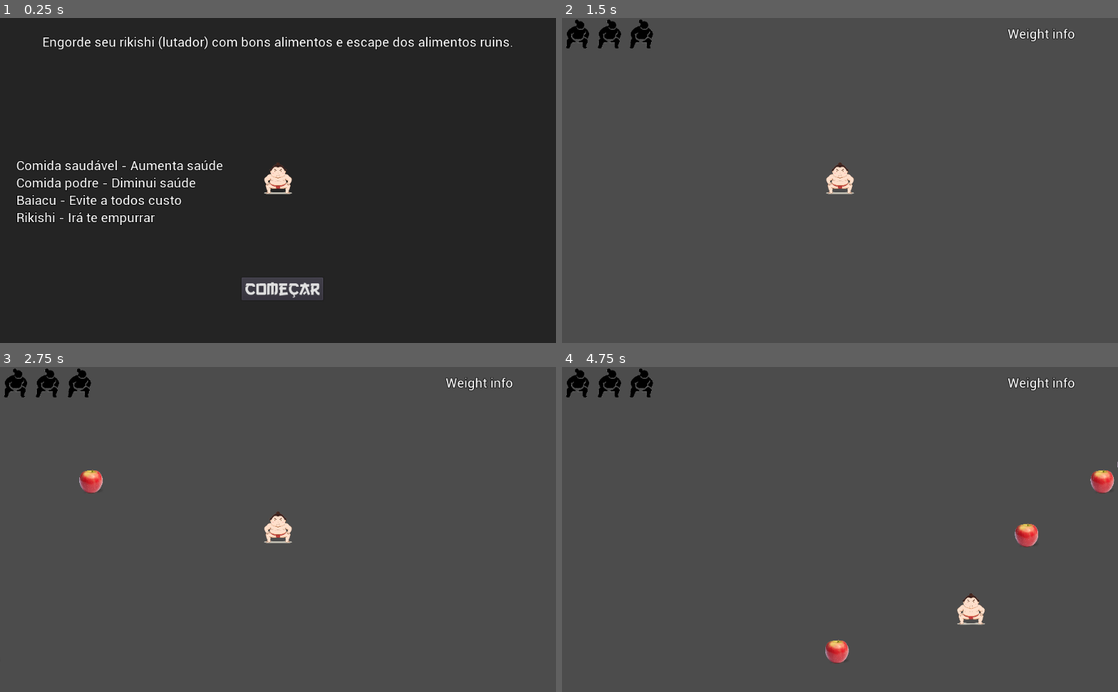
Above: before the commit, frames 1-4 (two rows, left to right).
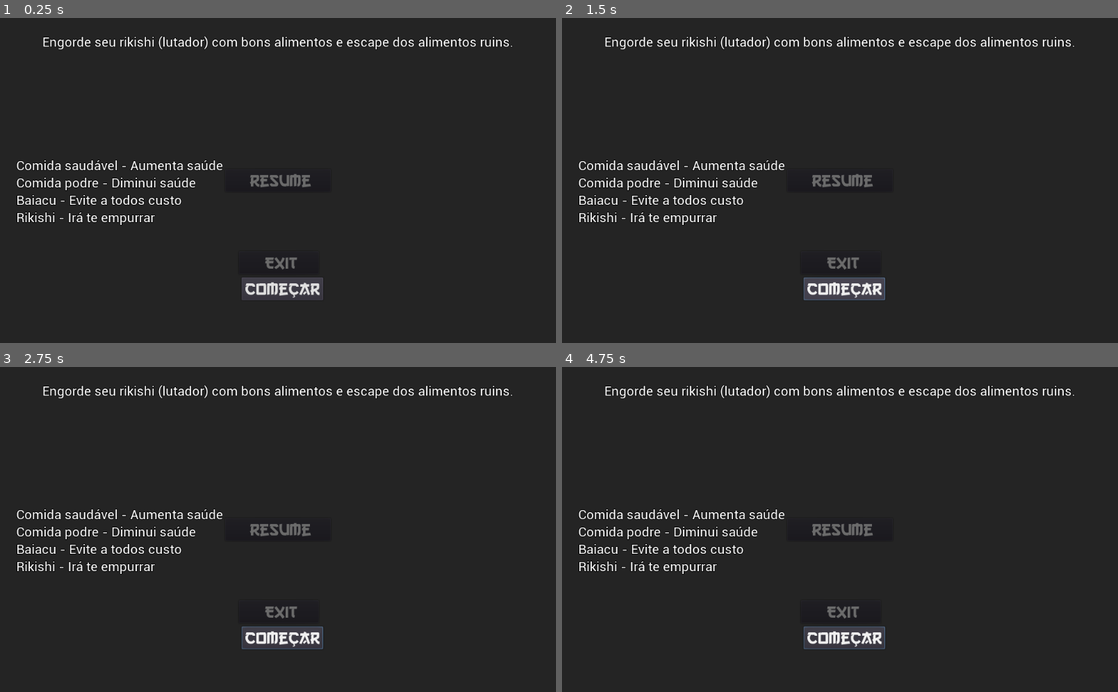
Above: after the commit, the same moments.

Repository: mshayden1998/ConSumo-Clone
Game: Godot game, scene res://Main.tscn
The game is run twice, just before and just after one commit, with the same random seed, the same clock (stepped at 60 frames per second) and the same inputs.
Inputs (mouse positions are in pixels of both pictures, inside the frame that each line leads up to):
- Up to frame 1 (0.25 s): no input
- Up to frame 2 (1.5 s): click "Começar" at 0.5 s; click (845, 287) at 1.25 s, where only the run after the commit has a clickable "Começar"
- Up to frame 3 (2.75 s): click (278, 529) at 2 s, where only the run after the commit has a clickable "Resume"
- Up to frame 4 (4.75 s): hold D (player_move_right) 2.78-3.53 s; hold S (player_move_down) 3.53-4.28 s; hold D (player_move_right) from 4.28 s (still down)

The runs differ from the first frame. In frame 1, 0.6% of the frame differs, in the area x 45-56%, y 44-78%; in frame 2, 99%, in the area x 0-100%, y 0-100%; in frame 3, 99%; in frame 4, 99%.

Commit message:
going back a little

Diff:
--- a/BadFood.tscn
+++ /dev/null
@@ -1,16 +0,0 @@
-[gd_scene load_steps=3 format=2]
-
-[ext_resource path="res://art/bf_apple.png" type="Texture" id=1]
-
-[sub_resource type="CircleShape2D" id=1]
-radius = 23.0868
-
-[node name="BadFood" type="KinematicBody2D" groups=["bad_food"]]
-
-[node name="Sprite" type="Sprite" parent="."]
-position = Vector2( 0, -3 )
-scale = Vector2( 0.194064, 0.194064 )
-texture = ExtResource( 1 )
-
-[node name="CollisionShape2D" type="CollisionShape2D" parent="."]
-shape = SubResource( 1 )
--- a/GoodFood.gd
+++ /dev/null
@@ -1,22 +0,0 @@
-extends KinematicBody2D
-
-var velocity := Vector2.ZERO
-var move_direction := Vector2.ZERO
-var travel_speed := 150
-
-
-func set_direction(direction):
-	if direction == "down":
-		move_direction = Vector2.DOWN * travel_speed
-	if direction == "left":
-		move_direction = Vector2.LEFT * travel_speed
-	if direction == "up":
-		move_direction = Vector2.UP * travel_speed
-	if direction == "right":
-		move_direction = Vector2.RIGHT * travel_speed
-
-
-func _physics_process(delta):
-	velocity += move_direction * delta
-
-	velocity = move_and_slide(velocity)
--- a/GoodFood.tscn
+++ /dev/null
@@ -1,30 +0,0 @@
-[gd_scene load_steps=7 format=2]
-
-[ext_resource path="res://art/gf_apple.png" type="Texture" id=1]
-[ext_resource path="res://art/gf_bowl_of_rice.png" type="Texture" id=2]
-[ext_resource path="res://art/sushi.png" type="Texture" id=3]
-[ext_resource path="res://GoodFood.gd" type="Script" id=4]
-
-[sub_resource type="SpriteFrames" id=2]
-animations = [ {
-"frames": [ ExtResource( 1 ), ExtResource( 2 ), ExtResource( 3 ) ],
-"loop": true,
-"name": "default",
-"speed": 5.0
-} ]
-
-[sub_resource type="CircleShape2D" id=1]
-radius = 23.0868
-
-[node name="GoodFood" type="KinematicBody2D" groups=["good_food"]]
-collision_layer = 2
-collision_mask = 0
-script = ExtResource( 4 )
-
-[node name="Sprite" type="AnimatedSprite" parent="."]
-position = Vector2( 0, 1 )
-scale = Vector2( 0.172031, 0.172031 )
-frames = SubResource( 2 )
-
-[node name="CollisionShape2D" type="CollisionShape2D" parent="."]
-shape = SubResource( 1 )
--- a/LetalBlowfish.tscn
+++ /dev/null
@@ -1,15 +0,0 @@
-[gd_scene load_steps=3 format=2]
-
-[ext_resource path="res://art/letal_blowfish.png" type="Texture" id=1]
-
-[sub_resource type="CircleShape2D" id=1]
-radius = 33.0
-
-[node name="LetalBlowfish" type="KinematicBody2D" groups=["letal"]]
-
-[node name="Sprite" type="Sprite" parent="."]
-scale = Vector2( 0.449491, 0.449491 )
-texture = ExtResource( 1 )
-
-[node name="CollisionShape2D" type="CollisionShape2D" parent="."]
-shape = SubResource( 1 )
--- a/Main.gd
+++ b/Main.gd
@@ -1,29 +1,10 @@
 extends Node
 
-export (PackedScene) var Player = preload("res://Player.tscn")
-export (PackedScene) var GoodFood = preload("res://GoodFood.tscn")
-export (PackedScene) var BadFood = preload("res://BadFood.tscn")
-export (PackedScene) var InGameUI = preload("res://user_interface/InGame.tscn")
 var window_size = OS.window_size
-
-onready var path_group = [
-	$BottomPath,
-	$LeftPath,
-	$RightPath,
-	$TopPath
-]
 
 
 func _ready():
-	$PauseMenu.visible = false
-	$Instructions.visible = true
-
-	var p = Player.instance()
-	p.transform.origin = Vector2(window_size.x / 2, window_size.y / 2)
-	add_child(p)
-
-#	var local = Translation.new()
-#	local.locale = "pt_BR"
+	pass
 
 
 func _input(event):
@@ -32,23 +13,8 @@
 
 
 func _on_Timer_timeout():
-	var current_path = path_group[rand_range(0, 4)]
-	var current_path_follow = current_path.get_child(0)
-	current_path_follow.unit_offset = randf()
-	var gf = GoodFood.instance()
-	gf.global_position = current_path_follow.position
-	if current_path.name == "TopPath":
-		gf.set_direction("down")
-	elif current_path.name == "RightPath":
-		gf.set_direction("left")
-	elif current_path.name == "BottomPath":
-		gf.set_direction("up")
-	elif current_path.name == "LeftPath":
-		gf.set_direction("right")
-	add_child(gf)
+	pass
 
 
 func _on_StartBtn_pressed():
-	$Instructions.queue_free()
-	var in_game = InGameUI.instance()
-	add_child(in_game)
+	pass
--- a/Main.tscn
+++ b/Main.tscn
@@ -1,67 +1,11 @@
-[gd_scene load_steps=8 format=2]
+[gd_scene load_steps=4 format=2]
 
 [ext_resource path="res://Main.gd" type="Script" id=1]
 [ext_resource path="res://user_interface/PauseMenu.tscn" type="PackedScene" id=2]
 [ext_resource path="res://resources/default_theme.tres" type="Theme" id=4]
 
-[sub_resource type="Curve2D" id=1]
-_data = {
-"points": PoolVector2Array( 0, 0, 0, 0, 64, -64, 0, 0, 0, 0, 960, -64 )
-}
-
-[sub_resource type="Curve2D" id=2]
-_data = {
-"points": PoolVector2Array( 0, 0, 0, 0, 1088, 64, 0, 0, 0, 0, 1088, 528 )
-}
-
-[sub_resource type="Curve2D" id=3]
-_data = {
-"points": PoolVector2Array( 0, 0, 0, 0, 960, 656, 0, 0, 0, 0, 64, 656 )
-}
-
-[sub_resource type="Curve2D" id=4]
-_data = {
-"points": PoolVector2Array( 0, 0, 0, 0, -64, 528, 0, 0, 0, 0, -64, 64 )
-}
-
 [node name="Main" type="Node"]
 script = ExtResource( 1 )
-
-[node name="TopPath" type="Path2D" parent="."]
-position = Vector2( 16, 80 )
-curve = SubResource( 1 )
-
-[node name="PathFollow" type="PathFollow2D" parent="TopPath"]
-position = Vector2( 64, -64 )
-rotation = 1.94013e-06
-rotate = false
-
-[node name="RightPath" type="Path2D" parent="."]
-position = Vector2( -80, 0 )
-curve = SubResource( 2 )
-
-[node name="PathFollow" type="PathFollow2D" parent="RightPath"]
-position = Vector2( 1088, 64 )
-rotation = 1.5708
-rotate = false
-
-[node name="BottomPath" type="Path2D" parent="."]
-position = Vector2( 0, -80 )
-curve = SubResource( 3 )
-
-[node name="PathFollow" type="PathFollow2D" parent="BottomPath"]
-position = Vector2( 960, 656 )
-rotation = -3.14158
-rotate = false
-
-[node name="LeftPath" type="Path2D" parent="."]
-position = Vector2( 80, 0 )
-curve = SubResource( 4 )
-
-[node name="PathFollow" type="PathFollow2D" parent="LeftPath"]
-position = Vector2( -64, 528 )
-rotation = -1.5708
-rotate = false
 
 [node name="Timer" type="Timer" parent="."]
 autostart = true
--- a/Player.tscn
+++ /dev/null
@@ -1,29 +0,0 @@
-[gd_scene load_steps=5 format=2]
-
-[ext_resource path="res://art/player_rikishi.png" type="Texture" id=1]
-[ext_resource path="res://Player.gd" type="Script" id=2]
-
-[sub_resource type="CircleShape2D" id=1]
-radius = 30.0
-
-[sub_resource type="CircleShape2D" id=2]
-radius = 35.0
-
-[node name="Player" type="KinematicBody2D"]
-collision_mask = 4
-script = ExtResource( 2 )
-
-[node name="SprRikishi" type="Sprite" parent="."]
-position = Vector2( 0, -4 )
-scale = Vector2( 0.227005, 0.227005 )
-texture = ExtResource( 1 )
-
-[node name="CollisionShape2D" type="CollisionShape2D" parent="."]
-shape = SubResource( 1 )
-
-[node name="ItemsDetection" type="Area2D" parent="."]
-
-[node name="CollisionShape2D" type="CollisionShape2D" parent="ItemsDetection"]
-shape = SubResource( 2 )
-
-[connection signal="body_entered" from="ItemsDetection" to="." method="_on_ItemsDetection_body_entered"]
--- a/Pusher.tscn
+++ /dev/null
@@ -1,16 +0,0 @@
-[gd_scene load_steps=3 format=2]
-
-[ext_resource path="res://art/pusher_rikishi.png" type="Texture" id=1]
-
-[sub_resource type="CircleShape2D" id=1]
-radius = 33.0
-
-[node name="Pusher" type="KinematicBody2D" groups=["pushers"]]
-
-[node name="PusherSpr" type="Sprite" parent="."]
-position = Vector2( 0, -3 )
-scale = Vector2( 0.244308, 0.244308 )
-texture = ExtResource( 1 )
-
-[node name="CollisionShape2D" type="CollisionShape2D" parent="."]
-shape = SubResource( 1 )
--- a/Player.gd
+++ b/elements/Player.gd
@@ -24,11 +24,3 @@
 func _physics_process(_delta):
 	get_input()
 	velocity = move_and_slide(velocity)
-
-
-func _on_ItemsDetection_body_entered(body):
-	if body.name == "GoodFood":
-		weight += 10
-		body.queue_free()
-	if body.name == "BadFood":
-		weight -= 5
--- /dev/null
+++ b/elements/Player.tscn
@@ -0,0 +1,19 @@
+[gd_scene load_steps=4 format=2]
+
+[ext_resource path="res://elements/Player.gd" type="Script" id=1]
+[ext_resource path="res://assets/player_rikishi.png" type="Texture" id=2]
+
+[sub_resource type="CircleShape2D" id=1]
+radius = 30.0
+
+[node name="Player" type="KinematicBody2D"]
+collision_mask = 6
+script = ExtResource( 1 )
+
+[node name="SprRikishi" type="Sprite" parent="."]
+position = Vector2( 0, -4 )
+scale = Vector2( 0.227005, 0.227005 )
+texture = ExtResource( 2 )
+
+[node name="CollisionShape2D" type="CollisionShape2D" parent="."]
+shape = SubResource( 1 )
--- a/resources/default_theme.tres
+++ b/resources/default_theme.tres
@@ -1,6 +1,6 @@
 [gd_resource type="Theme" load_steps=4 format=2]
 
-[ext_resource path="res://fonts/DefaultFont.tres" type="DynamicFont" id=1]
+[ext_resource path="res://resources/DefaultFont.tres" type="DynamicFont" id=1]
 [ext_resource path="res://fonts/go3v2.ttf" type="DynamicFontData" id=2]
 
 [sub_resource type="DynamicFont" id=1]
--- a/user_interface/InGame.tscn
+++ b/user_interface/InGame.tscn
@@ -1,6 +1,6 @@
 [gd_scene load_steps=4 format=2]
 
-[ext_resource path="res://art/tries_icon.png" type="Texture" id=1]
+[ext_resource path="res://assets/tries_icon.png" type="Texture" id=1]
 [ext_resource path="res://resources/default_theme.tres" type="Theme" id=2]
 [ext_resource path="res://user_interface/InGame.gd" type="Script" id=3]
 
Not shown, removed: art/pusher_rikishi.png.import
Renamed: art/bf_apple.png -> assets/bf_apple.png
Not shown, changed: assets/bf_apple.png.import
Renamed: art/bg_dojo.png -> assets/bg_dojo.png
Not shown, changed: assets/bg_dojo.png.import
Renamed: art/gf_apple.png -> assets/gf_apple.png
Not shown, changed: assets/gf_apple.png.import
Renamed: art/gf_bowl_of_rice.png -> assets/gf_bowl_of_rice.png
Not shown, changed: assets/gf_bowl_of_rice.png.import
Renamed: art/letal_blowfish.png -> assets/letal_blowfish.png
Not shown, changed: assets/letal_blowfish.png.import
Renamed: art/player_rikishi.png -> assets/player_rikishi.png
(and 10 more such lines)
